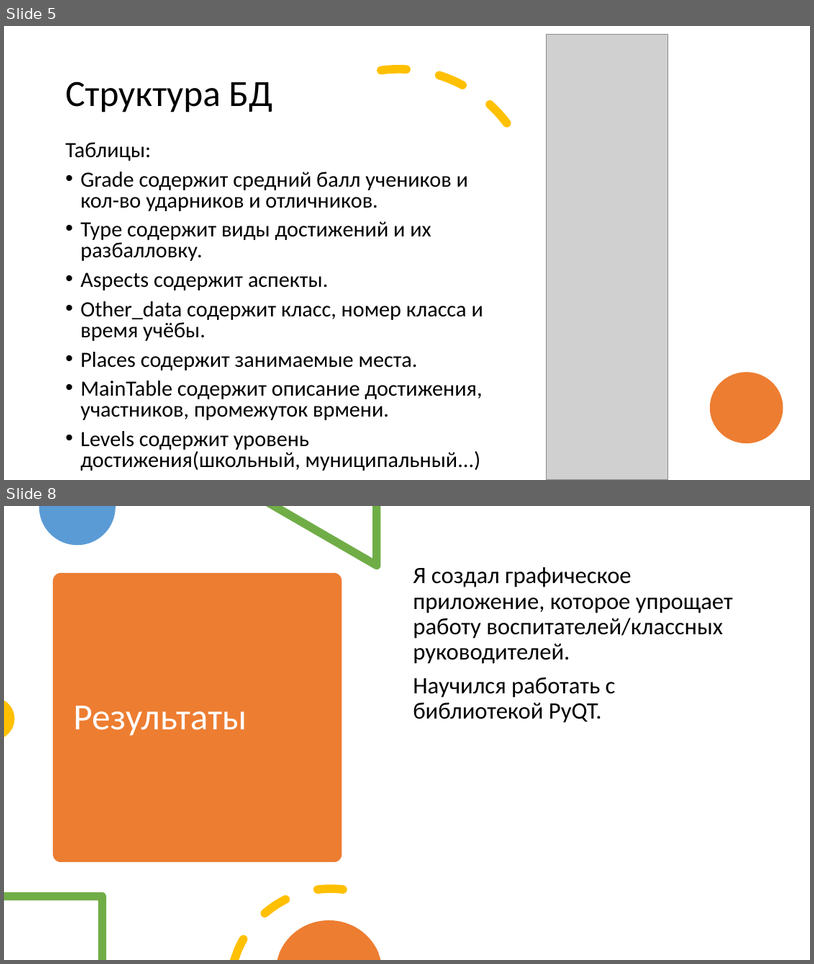
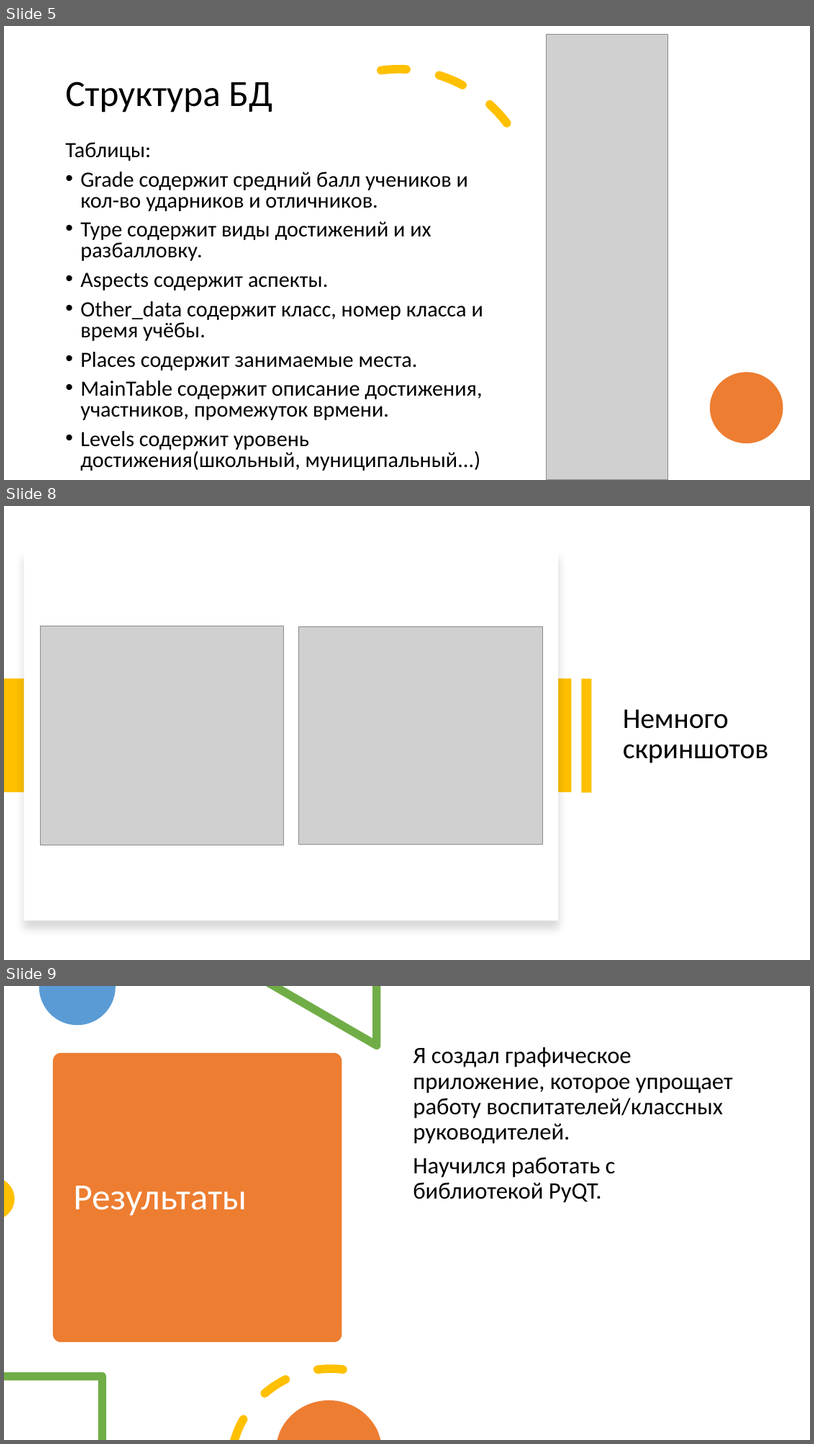
Before and after one commit to I7PoCTo-KoDeP/LyceumProject, a slide deck: LyceumProjectPresentation.pptx. Shown one above the other, each under a label of ours: slides 5 and 8 before the commit, slides 5, 8 and 9 after it; the slides between them are not shown. The pictures are 814x964 and 814x1444 pixels, drawn with LibreOffice and Linux fonts; fonts in the diff are those of the drawing; grey boxes stand for pictures. Boxes give left, top, right and bottom in pixels: in the first picture for what was removed or moved away, otherwise in the second. Text is boxed around its words. In the diff, an @@ line names an element or a change of style, - is before the commit and + after.

```diff
--- a/LyceumProjectPresentation.pptx
+++ b/LyceumProjectPresentation.pptx
@@ slide 8 added at (x1=4, y1=506, x2=810, y2=960), background #FFFFFF @@
@@ rectangle added at (x1=24, y1=550, x2=558, y2=921), fill #FFFFFF @@
@@ picture added at (x1=40, y1=626, x2=284, y2=845) @@
@@ picture added at (x1=299, y1=626, x2=543, y2=844) @@
@@ rectangle added at (x1=4, y1=679, x2=572, y2=793), fill #FFC000 @@
@@ rectangle added at (x1=581, y1=679, x2=592, y2=793), fill #FFC000 @@
@@ title added at (x1=623, y1=709, x2=769, y2=763), 34 pt, text #000000 @@
+Немного скриншотов
@@ what was slide 8 is now slide 9 @@
```
Also in this commit, not shown: 2 slides changed.
